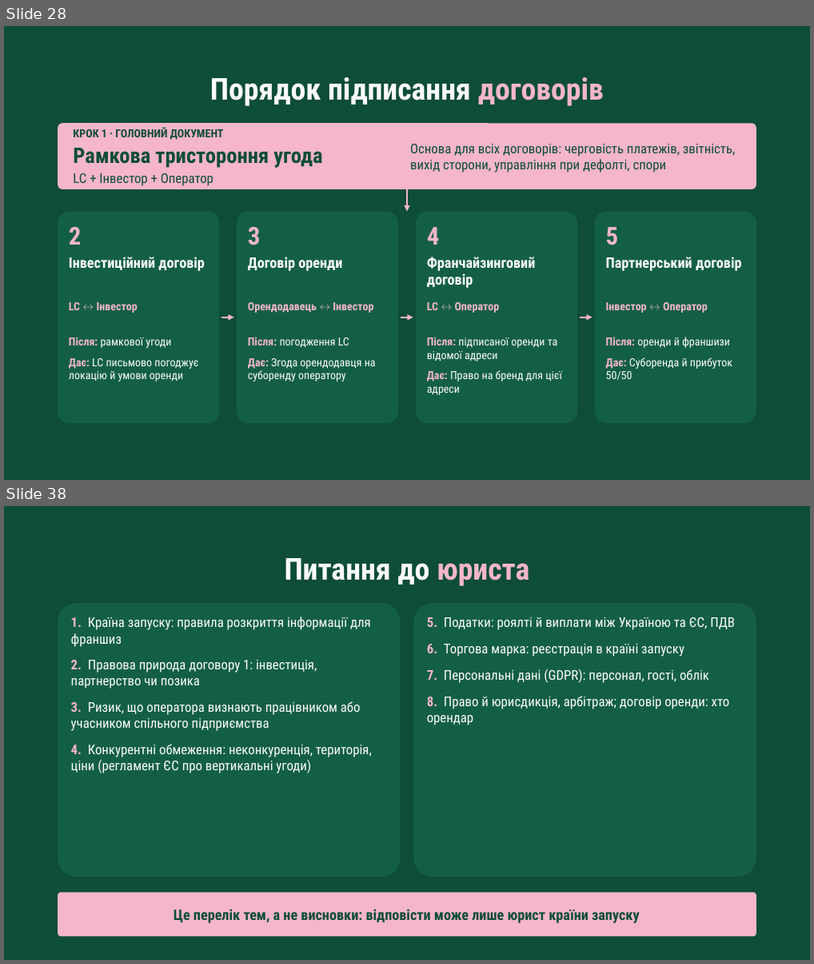
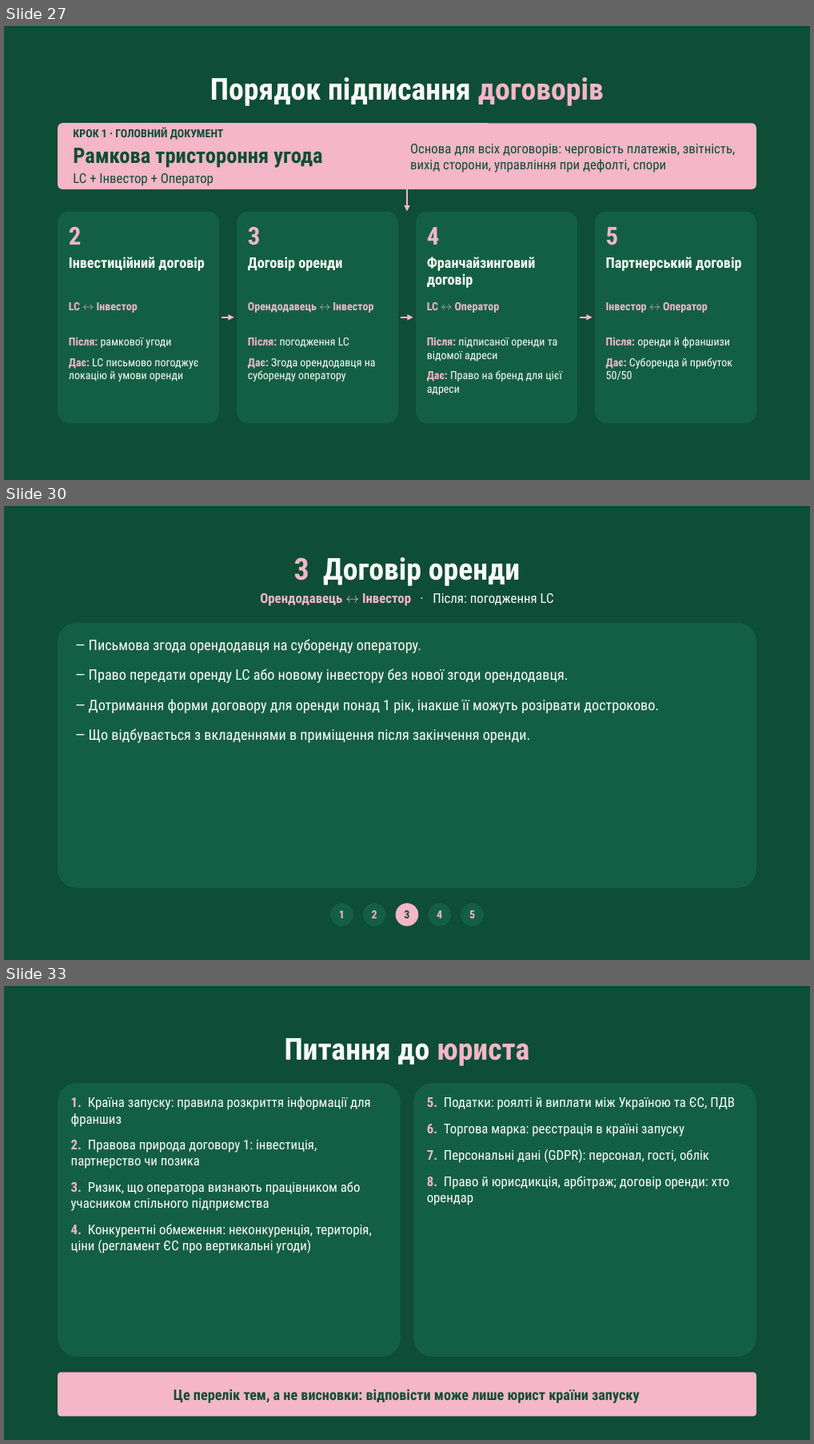
Before and after one commit to denfidiriv-cmyk/xcrypto, a slide deck: presentation_with_contract.pptx. Shown one above the other, each under a label of ours: slides 28 and 38 before the commit, slides 27, 30 and 33 after it; the slides between them are not shown. The pictures are 814x964 and 814x1444 pixels, drawn with LibreOffice and Linux fonts; fonts in the diff are those of the drawing. Boxes give left, top, right and bottom in pixels: in the first picture for what was removed or moved away, otherwise in the second. Text is boxed around its words. In the diff, an @@ line names an element or a change of style, - is before the commit and + after.

```diff
--- a/presentation_with_contract.pptx
+++ b/presentation_with_contract.pptx
@@ slide 30 added at <box>4,506,810,960</box>, background #0E4D38 @@
@@ text added at <box>294,557,520,586</box>, 54 pt, text #FBFBF8, bold @@
+3 Договір оренди
@@ text added at <box>260,593,554,606</box>, 24 pt, text #F4B6C8, bold @@
+Орендодавець ↔ Інвестор · Після: погодження LC
@@ rounded rectangle added at <box>58,623,756,888</box>, fill #135F45 @@
@@ text added at <box>89,639,659,743</box>, 26 pt, text #FBFBF8 @@
+— Письмова згода орендодавця на суборенду оператору.
+— Право передати оренду LC або новому інвестору без нової згоди орендодавця.
+— Дотримання форми договору для оренди понад 1 рік, інакше її можуть розірвати достроково.
+— Що відбувається з вкладеннями в приміщення після закінчення оренди.
@@ ellipse added at <box>330,903,354,926</box>, fill #135F45 @@
@@ text added at <box>339,910,345,918</box>, 20 pt, text #F4B6C8, bold @@
+1
@@ ellipse added at <box>363,903,386,926</box>, fill #135F45 @@
@@ text added at <box>372,910,378,918</box>, 20 pt, text #F4B6C8, bold @@
+2
@@ ellipse added at <box>396,903,419,926</box>, fill #F4B6C8 @@
@@ text added at <box>404,910,410,918</box>, 20 pt, text #0E4D38, bold @@
+3
@@ ellipse added at <box>428,903,451,926</box>, fill #135F45 @@
@@ text added at <box>437,910,442,918</box>, 20 pt, text #F4B6C8, bold @@
+4
@@ ellipse added at <box>461,903,484,926</box>, fill #135F45 @@
@@ text added at <box>470,910,475,918</box>, 20 pt, text #F4B6C8, bold @@
+5
@@ what was slide 28 is now slide 27 @@
@@ what was slide 38 is now slide 33 @@
```
Also in this commit, not shown: 4 other slides added, 10 slides removed.
